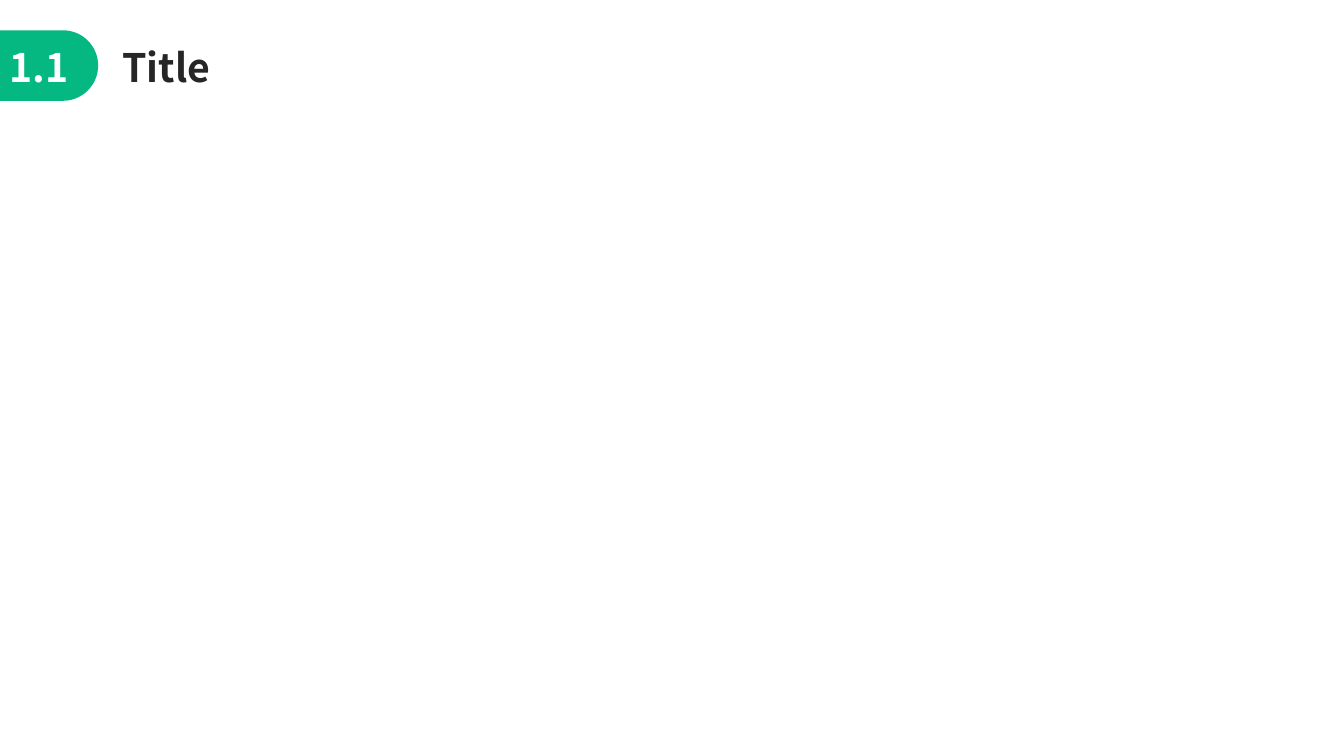
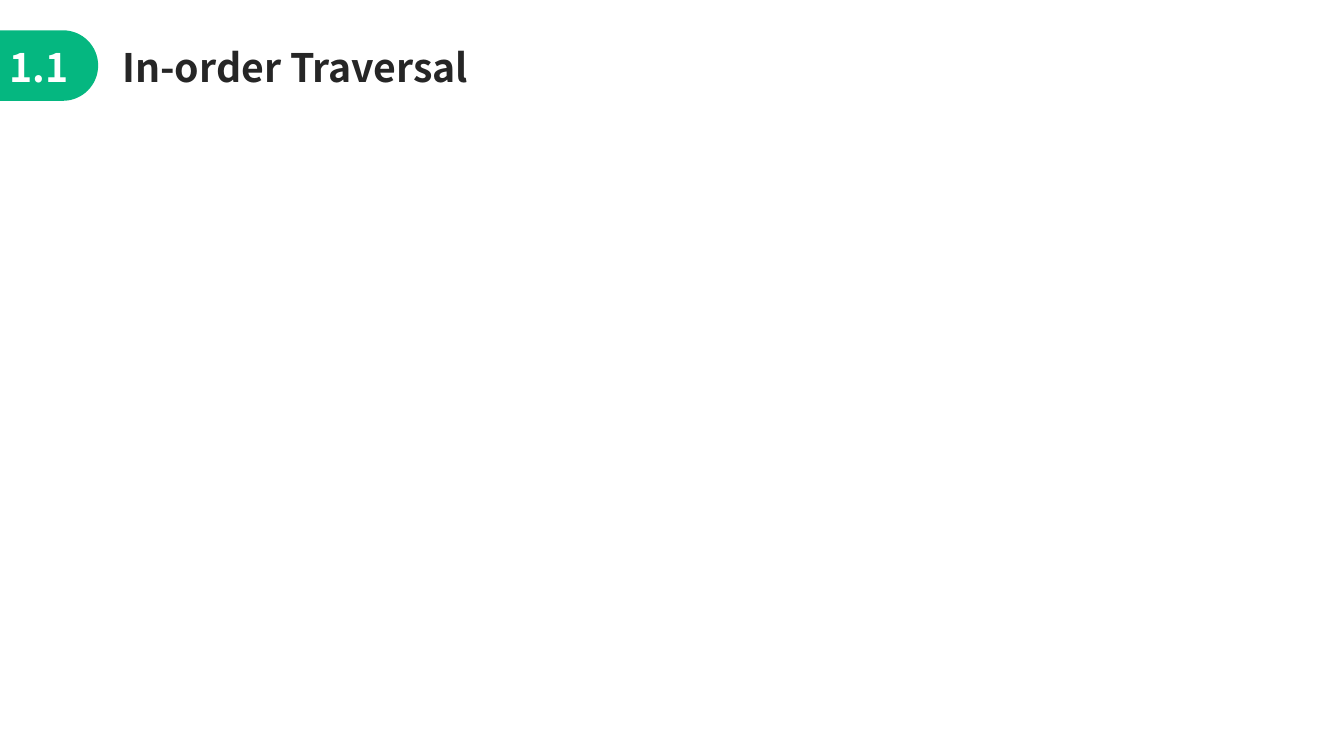
Before and after one commit to jimmyyih518/DSA2022Fall, a slide deck: slide 22 of week4/week4_slides.pptx (slide 12 before the commit). Drawn at 1344x756 pixels with LibreOffice and Linux fonts; fonts in the diff are those of the drawing. Boxes give left, top, right and bottom in pixels: in the first picture for what was removed or moved away, otherwise in the second. Text is boxed around its words. In the diff, an @@ line names an element or a change of style, - is before the commit and + after.

```diff
--- a/week4/week4_slides.pptx
+++ b/week4/week4_slides.pptx
@@ text at [122,50,468,83]: text changed @@
-Title
+In-order Traversal
```
Also in this commit, not shown: 7 other slides changed, 13 slides added, 17 other files.
